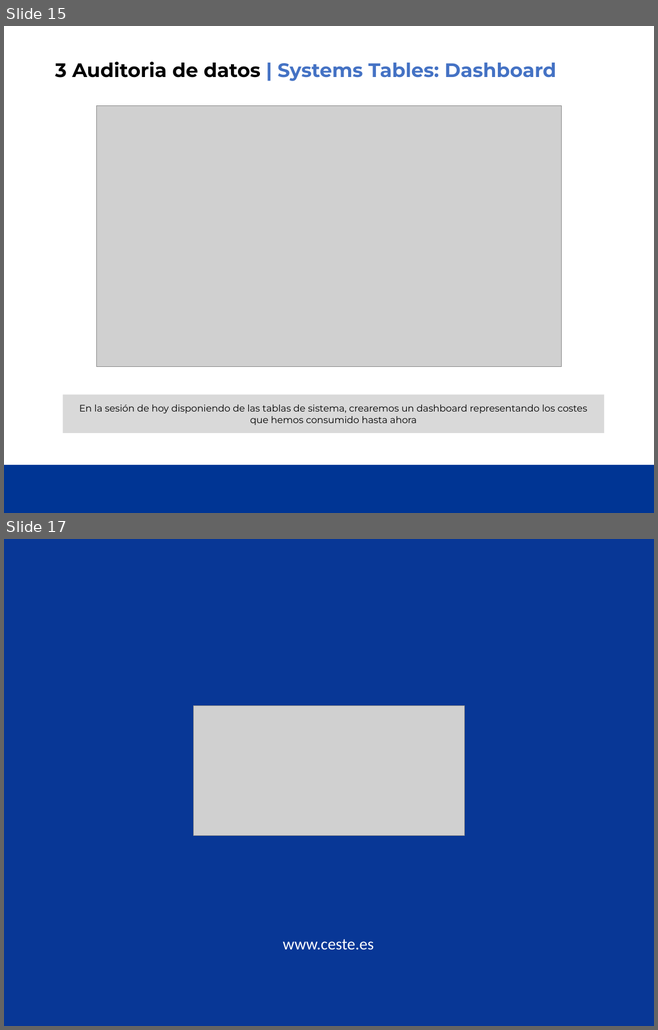
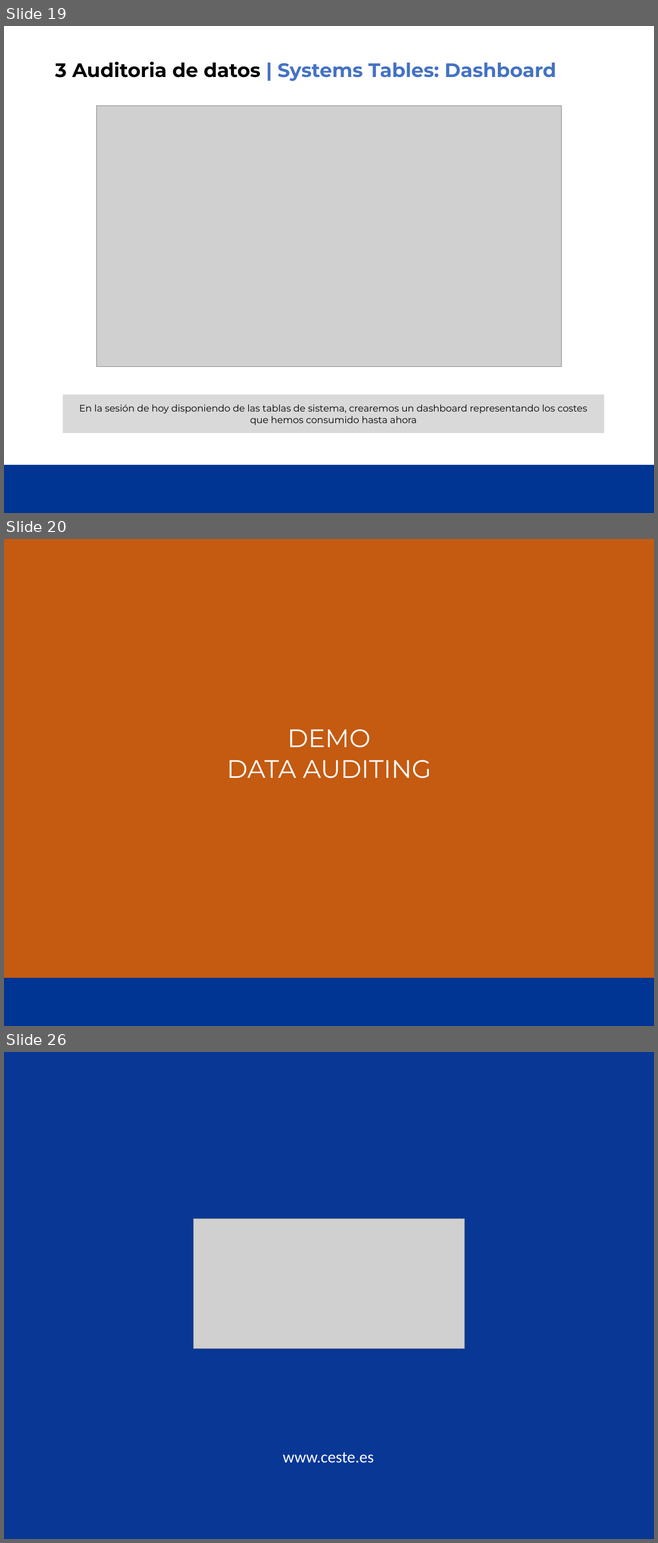
Before and after one commit to jmartinezceste/251101Course_UC_Ceste, a slide deck: UC_Course_Sesion3/UCDatabrick - Sesion 3.pptx. Shown one above the other, each under a label of ours: slides 15 and 17 before the commit, slides 19, 20 and 26 after it; the slides between them are not shown. The pictures are 658x1030 and 658x1543 pixels, drawn with LibreOffice and Linux fonts; fonts in the diff are those of the drawing; grey boxes stand for pictures; background and template pictures are left out. Boxes give left, top, right and bottom in pixels: in the first picture for what was removed or moved away, otherwise in the second. Text is boxed around its words. In the diff, an @@ line names an element or a change of style, - is before the commit and + after.

```diff
--- a/UC_Course_Sesion3/UCDatabrick - Sesion 3.pptx
+++ b/UC_Course_Sesion3/UCDatabrick - Sesion 3.pptx
@@ slide 20 added at [4, 539, 654, 1026], background #C55A11; not listed: 1 template element that a slide beside it also shows @@
@@ text added at [227, 729, 431, 779], 28 pt, text #FFFFFF @@
+DEMO
+DATA AUDITING
@@ what was slide 15 is now slide 19 @@
@@ what was slide 17 is now slide 26 @@
```
Also in this commit, not shown: 4 slides changed, 8 other slides added.
